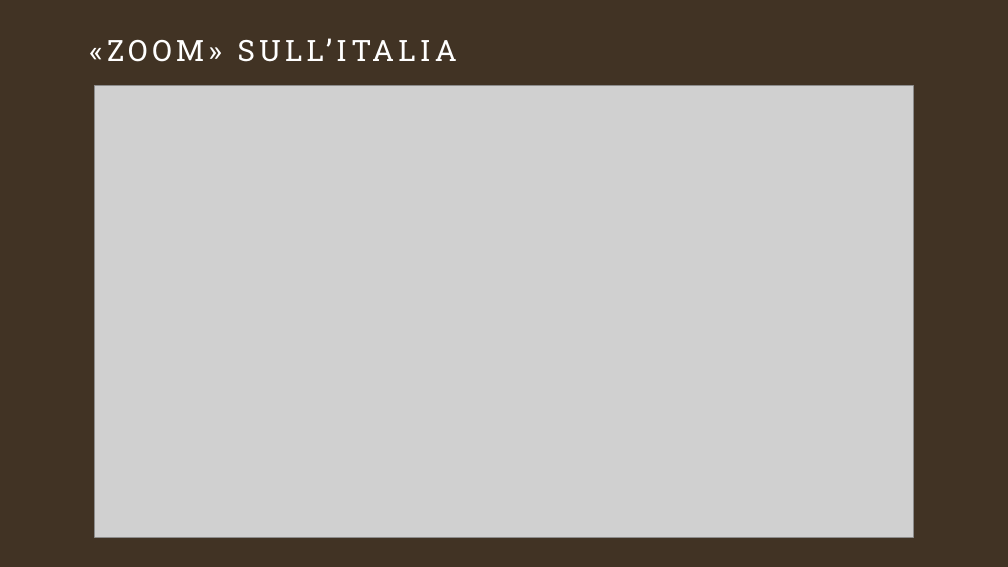
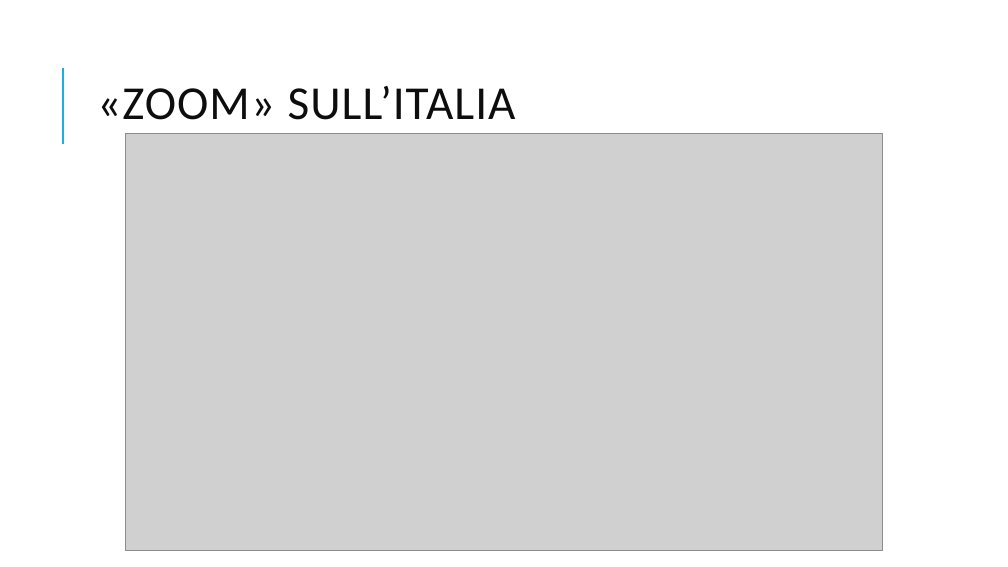
Before and after one commit to GitCass01/italian-cinemas-sciviz, a slide deck: slide 6 of presentazione_davide_carniselli.pptx (slide 5 before the commit). Drawn at 1008x567 pixels with LibreOffice and Linux fonts; fonts in the diff are those of the drawing; grey boxes stand for pictures. Boxes give left, top, right and bottom in pixels: in the first picture for what was removed or moved away, otherwise in the second. Text is boxed around its words. In the diff, an @@ line names an element or a change of style, - is before the commit and + after.

```diff
--- a/presentazione_davide_carniselli.pptx
+++ b/presentazione_davide_carniselli.pptx
@@ background #413324 to #FFFFFF @@
@@ line added from (63, 144) to (63, 68), #1CADE4 1.5 pt @@
@@ title "«ZOOM» SULL’ITALIA" moved from (x1=89, y1=32, x2=919, y2=86) to (x1=97, y1=86, x2=516, y2=120) @@
@@ title "«ZOOM» SULL’ITALIA" at (x1=97, y1=86, x2=516, y2=120): size 28 to 45 pt, font Roboto Slab to Calibri, text colour #FFFFFF to #0D0D0D, letter spacing 4 to 1 pt; line spacing 1 to 0.8; vertical alignment top to middle @@
@@ picture resized from (x1=95, y1=86, x2=913, y2=538) to (x1=126, y1=133, x2=882, y2=551) @@
```
Also in this commit, not shown: 27 other slides changed, 2 slides added, 1 slide removed, 1 other file.
